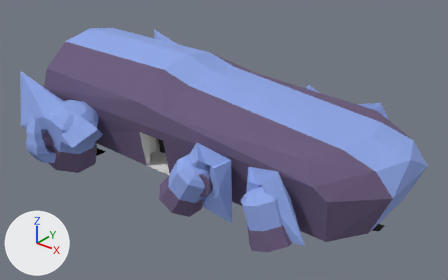
One commit to the Blender file ship/Ship2.blend: the scene before it, then after it.
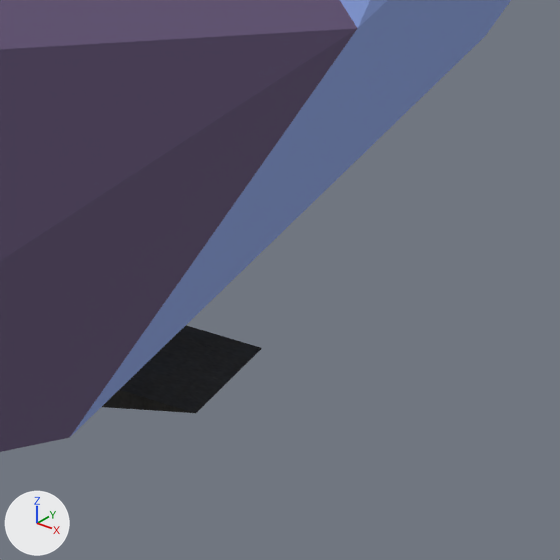
The first picture shows the older version from a 50 mm lens placed at (50.1, -54.3, 35.8), pointed at (7.3, -0.9, 2.7). The close-ups show both versions on the part from 81% to 92% of the width and 70% to 87% of the height of that picture; other places that the commit changed are outside them. Arrows for +X, +Y and +Z are at lower left; the lights stay in place. Objects named as collision shapes, trigger or cutter boxes, shadow casters or lower levels of detail are left out.

Names of what the first close-up shows: 'Chassis', 'LandingGear.Front.001'.
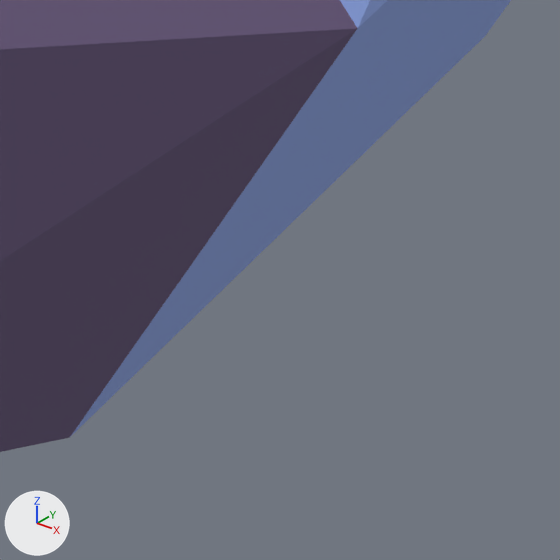
Where the change shows, as pixel boxes (x1, y1, x2, y2) in the close-ups (560 x 560 px):
'LandingGear.Front.001', moved (not visible afterwards)
    before: (102, 325, 262, 413)

The change, as a diff of the scene's bpy script:
```diff
--- a/ship/Ship2.blend.py
+++ b/ship/Ship2.blend.py
@@ ob_landinggear_front_001 @@
 ob_landinggear_front_001 = bpy.data.objects.new('LandingGear.Front.001', me_cube_005)
-ob_landinggear_front_001.location = (24.75, 0.0, -1.59)
+ob_landinggear_front_001.location = (19.04, 0.0, -1.59)
 ob_landinggear_front_001.scale = (1.57, 1.57, 1.57)
```
